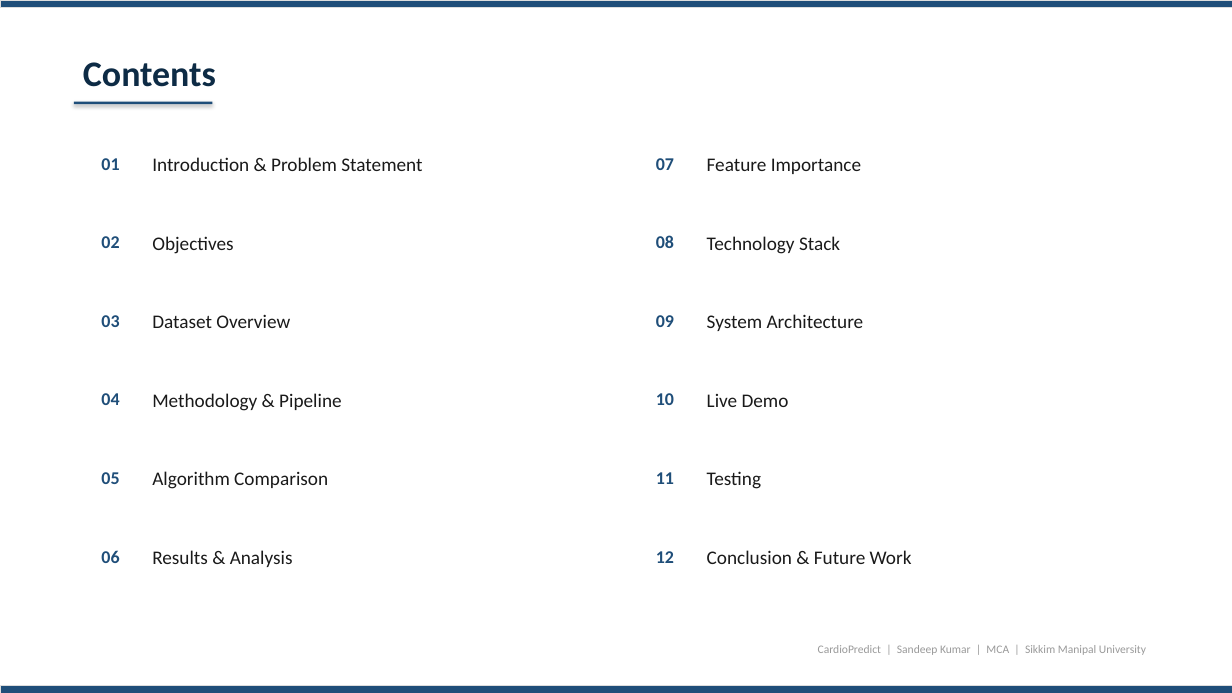
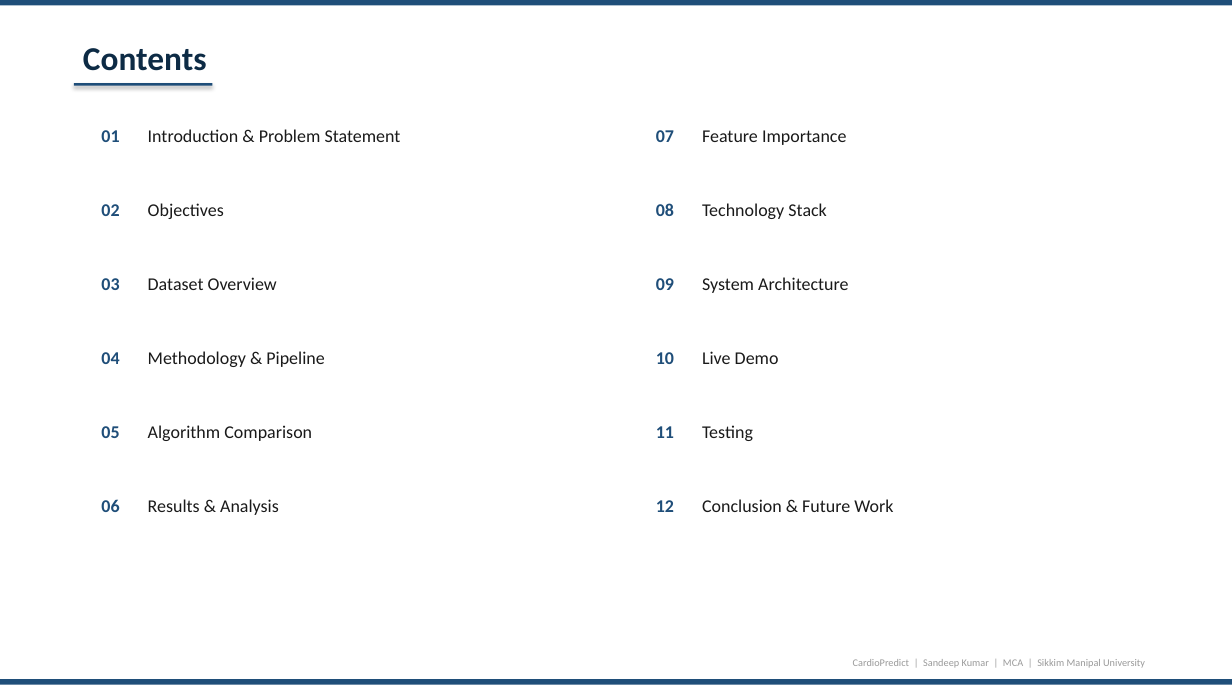
Before and after one commit to sandeeep-kr/HeartDiseaseProject, a slide deck: slide 2 of CardioPredict_Presentation.pptx. Drawn at 1232x693 pixels with LibreOffice and Linux fonts; fonts in the diff are those of the drawing. Boxes give left, top, right and bottom in pixels: in the first picture for what was removed or moved away, otherwise in the second. Text is boxed around its words. In the diff, an @@ line names an element or a change of style, - is before the commit and + after.

Commit message:
Fix PPT formatting: overflow fixes, consistent headers/footers, no emoji, proper spacing

```diff
--- a/CardioPredict_Presentation.pptx
+++ b/CardioPredict_Presentation.pptx
@@ rectangle at bbox=[0, 0, 1232, 6]: outline #DDDDDD 0.5 pt to none @@
@@ text "Contents": place and size @@
-text "Contents" at bbox=[83, 62, 216, 87]
+text "Contents" at bbox=[83, 48, 207, 71]
@@ text "Contents" at bbox=[83, 48, 207, 71]: size 28 to 26 pt @@
@@ rectangle: place and size @@
-rectangle at bbox=[74, 102, 213, 104]
+rectangle at bbox=[74, 83, 213, 86]
@@ text "01": place and size @@
-text "01" at bbox=[101, 158, 119, 170]
+text "01" at bbox=[101, 130, 119, 142]
@@ text "Introduction & Problem Statement": place and size @@
-text "Introduction & Problem Statement" at bbox=[152, 157, 422, 171]
+text "Introduction & Problem Statement" at bbox=[148, 129, 401, 142]
@@ text "07": place and size @@
-text "07" at bbox=[656, 158, 674, 170]
+text "07" at bbox=[656, 130, 674, 142]
@@ text "Feature Importance": place and size @@
-text "Feature Importance" at bbox=[707, 158, 861, 174]
+text "Feature Importance" at bbox=[702, 130, 846, 145]
@@ text "02": place and size @@
-text "02" at bbox=[101, 236, 119, 248]
+text "02" at bbox=[101, 204, 119, 216]
@@ text "Objectives": place and size @@
-text "Objectives" at bbox=[152, 236, 233, 254]
+text "Objectives" at bbox=[148, 203, 224, 219]
@@ text "08": place and size @@
-text "08" at bbox=[656, 235, 674, 248]
+text "08" at bbox=[656, 203, 674, 216]
@@ text "Technology Stack": place and size @@
-text "Technology Stack" at bbox=[707, 236, 840, 254]
+text "Technology Stack" at bbox=[702, 203, 826, 219]
@@ text "03": place and size @@
-text "03" at bbox=[101, 315, 119, 327]
+text "03" at bbox=[101, 278, 119, 290]
@@ text "Dataset Overview": place and size @@
-text "Dataset Overview" at bbox=[152, 314, 290, 328]
+text "Dataset Overview" at bbox=[148, 277, 277, 290]
@@ text "09": place and size @@
-text "09" at bbox=[656, 315, 674, 327]
+text "09" at bbox=[656, 278, 674, 290]
@@ text "System Architecture": place and size @@
-text "System Architecture" at bbox=[707, 314, 864, 331]
+text "System Architecture" at bbox=[702, 277, 848, 293]
@@ text "04": place and size @@
-text "04" at bbox=[101, 393, 119, 405]
+text "04" at bbox=[101, 352, 119, 364]
@@ text "Methodology & Pipeline": place and size @@
-text "Methodology & Pipeline" at bbox=[152, 393, 342, 411]
+text "Methodology & Pipeline" at bbox=[148, 351, 324, 367]
@@ text "10": place and size @@
-text "10" at bbox=[656, 393, 674, 405]
+text "10" at bbox=[656, 352, 674, 364]
@@ text "Live Demo": place and size @@
-text "Live Demo" at bbox=[707, 394, 789, 407]
+text "Live Demo" at bbox=[702, 351, 779, 364]
@@ text "05": place and size @@
-text "05" at bbox=[101, 472, 119, 484]
+text "05" at bbox=[101, 426, 119, 438]
@@ text "Algorithm Comparison": place and size @@
-text "Algorithm Comparison" at bbox=[152, 471, 328, 489]
+text "Algorithm Comparison" at bbox=[148, 425, 312, 441]
@@ text "11": place and size @@
-text "11" at bbox=[656, 472, 674, 484]
+text "11" at bbox=[656, 426, 674, 438]
@@ text "Testing": place and size @@
-text "Testing" at bbox=[707, 471, 761, 489]
+text "Testing" at bbox=[702, 425, 753, 441]
@@ text "06": place and size @@
-text "06" at bbox=[101, 550, 119, 563]
+text "06" at bbox=[101, 499, 119, 512]
@@ text "Results & Analysis": place and size @@
-text "Results & Analysis" at bbox=[152, 550, 293, 567]
+text "Results & Analysis" at bbox=[148, 499, 279, 515]
@@ text "12": place and size @@
-text "12" at bbox=[656, 551, 674, 563]
+text "12" at bbox=[656, 500, 674, 512]
@@ size 15 to 14 pt in 12 elements at bbox=[148, 129, 401, 142], bbox=[702, 130, 846, 145], bbox=[148, 203, 224, 219], bbox=[702, 203, 826, 219], bbox=[148, 277, 277, 290], bbox=[702, 277, 848, 293], bbox=[148, 351, 324, 367], bbox=[702, 351, 779, 364], bbox=[148, 425, 312, 441], bbox=[702, 425, 753, 441], bbox=[148, 499, 279, 515], bbox=[702, 499, 893, 512] @@
@@ text "Conclusion & Future Work": place and size @@
-text "Conclusion & Future Work" at bbox=[707, 550, 912, 564]
+text "Conclusion & Future Work" at bbox=[702, 499, 893, 512]
@@ text "CardioPredict | Sandeep Kumar | ...": place and size @@
-text "CardioPredict | Sandeep Kumar | ..." at bbox=[818, 645, 1146, 655]
+text "CardioPredict | Sandeep Kumar | ..." at bbox=[853, 659, 1145, 667]
@@ text "CardioPredict | Sandeep Kumar | ..." at bbox=[853, 659, 1145, 667]: size 9 to 8 pt @@
@@ rectangle at bbox=[0, 679, 1232, 685]: outline #DDDDDD 0.5 pt to none @@
@@ rectangle: place and size @@
-rectangle at bbox=[0, 686, 1232, 693]
+rectangle at bbox=[0, 679, 1232, 685]
```
Also in this commit, not shown: 14 other slides changed.
